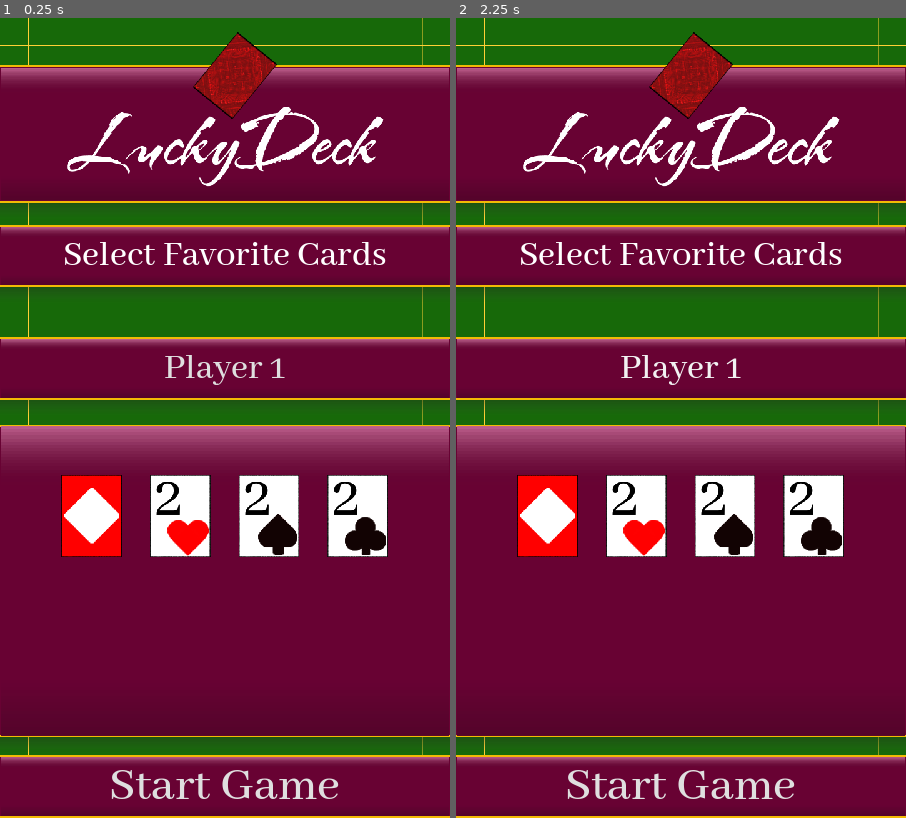
Above: before the commit, frames 1-2 (left to right).
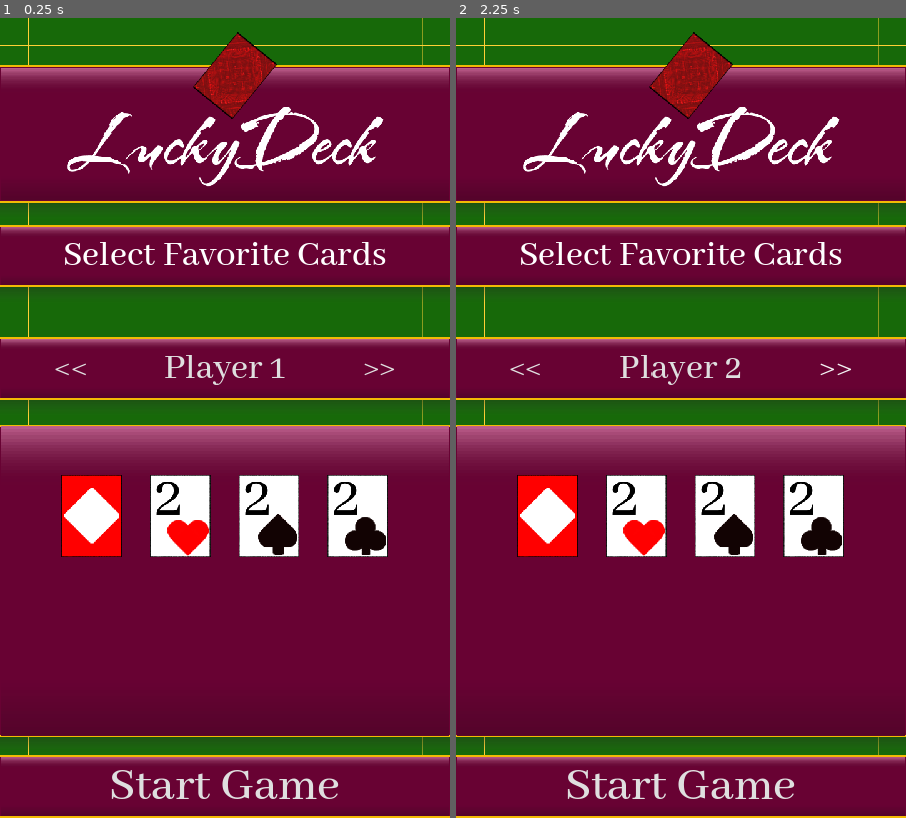
Above: after the commit, the same moments.

Repository: Yavuz7/LuckyDeck
Game: Godot game, scene res://Scripts/main_menu.tscn
The game is run twice, just before and just after one commit, with the same random seed, the same clock (stepped at 60 frames per second) and the same inputs.
Inputs (mouse positions are in pixels of both pictures, inside the frame that each line leads up to):
- Up to frame 1 (0.25 s): no input
- Up to frame 2 (2.25 s): click (528, 370) at 0.5 s, where only the run after the commit has a clickable "<<"; click "Player 1" at 1.25 s; click (834, 370) at 2 s, where only the run after the commit has a clickable ">>"

The runs differ from the first frame. In frame 1, less than 0.1% of the frame differs, in the area x 12-88%, y 43-45%; in frame 2, 0.3%, in the area x 12-88%, y 42-46%.

Commit message:
Got Suit Selection and loading working

Diff:
--- a/Scripts/GameManager.gd
+++ b/Scripts/GameManager.gd
@@ -23,6 +23,7 @@
 var currentPlayer = 0
 var Players = Array()
 var playerCardTextures = {}
+var playerFavoriteCards = {}
 var outPlayers = Array()
 
 # Called when the node enters the scene tree for the first time.
--- a/Scripts/PlayerFavoriteCardMenu.gd
+++ b/Scripts/PlayerFavoriteCardMenu.gd
@@ -1,16 +1,57 @@
 extends Panel
 
+@onready var playerDisplay = $mainLayoutCredits/SelectionBox/PlayerHeading/PlayerChange/PlayerDisplay
 @export var suitSelect: ButtonGroup
+
+var currentPlayers
+var playerIndex = 0
+var playerFavoriteCards = {}
+var suitIndexes = Array()
 enum suitValues{none,Diamond,Heart,Spade,Club}
 
 # Called when the node enters the scene tree for the first time.
 func _ready():
-	pass # Replace with function body.
+	currentPlayers = GameManager.numOfPlayers
+	suitIndexes = suitSelect.get_buttons()
+	var i = 0
+	while (i < currentPlayers):
+		playerFavoriteCards[i] = []
+		i+= 1
 
-func saveSelection():
-	print(suitValues.get(suitSelect.get_pressed_button().name))
+#Get Button Values, Save to Game Manager Index
+func saveSelection(i):
+	if(!playerFavoriteCards[i]):
+		playerFavoriteCards[i].append(suitValues.get(suitSelect.get_pressed_button().name))
+	else:
+		playerFavoriteCards[i].clear()
+		playerFavoriteCards[i].append(suitValues.get(suitSelect.get_pressed_button().name))
 
 
+#Get Player Card of index and set buttons that correspond
+func loadSelection(i):
+	if(playerFavoriteCards[i]):
+		print(playerFavoriteCards[i][0])
+		suitIndexes[playerFavoriteCards[i][0] - 1].set_pressed(true)
+	else:
+		suitIndexes[0].set_pressed(true)
+
 func _on_start_game_pressed():
-	saveSelection()
-	pass # Replace with function body.
+	saveSelection(playerIndex)
+
+
+func _on_back_button_pressed():
+	if((playerIndex - 1) >= 0):
+		saveSelection(playerIndex)
+		playerIndex-= 1
+		playerDisplay.text = "Player " + str(playerIndex + 1)
+		print("Player Index:" + str(playerIndex))
+		loadSelection(playerIndex)
+
+
+func _on_forward_button_pressed():
+	if((playerIndex + 1) < currentPlayers):
+		saveSelection(playerIndex)
+		playerIndex+= 1
+		playerDisplay.text = "Player " + str(playerIndex + 1)
+		print("Player Index:" + str(playerIndex))
+		loadSelection(playerIndex)
--- a/Scripts/main_menu.tscn
+++ b/Scripts/main_menu.tscn
@@ -14,6 +14,16 @@
 [ext_resource type="Texture2D" uid="uid://bblli8752c24p" path="res://assets/Images/CardFronts/cards4-2.png" id="12_8imka"]
 [ext_resource type="Texture2D" uid="uid://dsyec6g04gdst" path="res://assets/Images/Buttons/buttonhighlights.svg" id="13_f0wp0"]
 
+[sub_resource type="StyleBoxEmpty" id="StyleBoxEmpty_oongi"]
+
+[sub_resource type="StyleBoxEmpty" id="StyleBoxEmpty_7xf4a"]
+
+[sub_resource type="StyleBoxEmpty" id="StyleBoxEmpty_4prhw"]
+
+[sub_resource type="StyleBoxEmpty" id="StyleBoxEmpty_exmt0"]
+
+[sub_resource type="StyleBoxEmpty" id="StyleBoxEmpty_ce6er"]
+
 [node name="MainMenu" type="Control"]
 layout_mode = 3
 anchors_preset = 15
@@ -243,7 +253,49 @@
 
 [node name="PlayerHeading" parent="PlayerFavoriteCardMenu/mainLayoutCredits/SelectionBox" instance=ExtResource("1_xqq6a")]
 layout_mode = 2
+mouse_filter = 1
+
+[node name="PlayerChange" type="HBoxContainer" parent="PlayerFavoriteCardMenu/mainLayoutCredits/SelectionBox/PlayerHeading"]
+layout_mode = 1
+anchors_preset = 15
+anchor_right = 1.0
+anchor_bottom = 1.0
+grow_horizontal = 2
+grow_vertical = 2
+theme_override_constants/separation = 100
+alignment = 1
+
+[node name="BackButton" type="Button" parent="PlayerFavoriteCardMenu/mainLayoutCredits/SelectionBox/PlayerHeading/PlayerChange"]
+custom_minimum_size = Vector2(100, 0)
+layout_mode = 2
+theme_override_font_sizes/font_size = 0
+theme_override_styles/normal = SubResource("StyleBoxEmpty_oongi")
+theme_override_styles/hover = SubResource("StyleBoxEmpty_7xf4a")
+theme_override_styles/pressed = SubResource("StyleBoxEmpty_4prhw")
+theme_override_styles/disabled = SubResource("StyleBoxEmpty_exmt0")
+theme_override_styles/focus = SubResource("StyleBoxEmpty_ce6er")
+text = "<<"
+
+[node name="PlayerDisplay" type="Button" parent="PlayerFavoriteCardMenu/mainLayoutCredits/SelectionBox/PlayerHeading/PlayerChange"]
+layout_mode = 2
+theme_override_font_sizes/font_size = 0
+theme_override_styles/normal = SubResource("StyleBoxEmpty_oongi")
+theme_override_styles/hover = SubResource("StyleBoxEmpty_7xf4a")
+theme_override_styles/pressed = SubResource("StyleBoxEmpty_4prhw")
+theme_override_styles/disabled = SubResource("StyleBoxEmpty_exmt0")
+theme_override_styles/focus = SubResource("StyleBoxEmpty_ce6er")
 text = "Player 1"
+
+[node name="ForwardButton" type="Button" parent="PlayerFavoriteCardMenu/mainLayoutCredits/SelectionBox/PlayerHeading/PlayerChange"]
+custom_minimum_size = Vector2(100, 0)
+layout_mode = 2
+theme_override_font_sizes/font_size = 0
+theme_override_styles/normal = SubResource("StyleBoxEmpty_oongi")
+theme_override_styles/hover = SubResource("StyleBoxEmpty_7xf4a")
+theme_override_styles/pressed = SubResource("StyleBoxEmpty_4prhw")
+theme_override_styles/disabled = SubResource("StyleBoxEmpty_exmt0")
+theme_override_styles/focus = SubResource("StyleBoxEmpty_ce6er")
+text = ">>"
 
 [node name="cardSelection" parent="PlayerFavoriteCardMenu/mainLayoutCredits/SelectionBox" instance=ExtResource("1_xqq6a")]
 custom_minimum_size = Vector2(0, 500)
@@ -343,6 +395,8 @@
 [connection signal="pressed" from="mainMenuButtons/VBoxContainer/Rules" to="." method="_on_rules_pressed"]
 [connection signal="pressed" from="mainMenuButtons/VBoxContainer/Settings" to="." method="_on_settings_pressed"]
 [connection signal="pressed" from="mainMenuButtons/VBoxContainer/Credits" to="." method="_on_credits_pressed"]
+[connection signal="pressed" from="PlayerFavoriteCardMenu/mainLayoutCredits/SelectionBox/PlayerHeading/PlayerChange/BackButton" to="PlayerFavoriteCardMenu" method="_on_back_button_pressed"]
+[connection signal="pressed" from="PlayerFavoriteCardMenu/mainLayoutCredits/SelectionBox/PlayerHeading/PlayerChange/ForwardButton" to="PlayerFavoriteCardMenu" method="_on_forward_button_pressed"]
 [connection signal="pressed" from="PlayerFavoriteCardMenu/Start Game" to="PlayerFavoriteCardMenu" method="_on_start_game_pressed"]
 
 [editable path="PlayerFavoriteCardMenu/mainLayoutCredits/SelectionBox/cardSelection"]
Not shown: 1 places in Scripts/main_menu.tscn that only renumber resources
